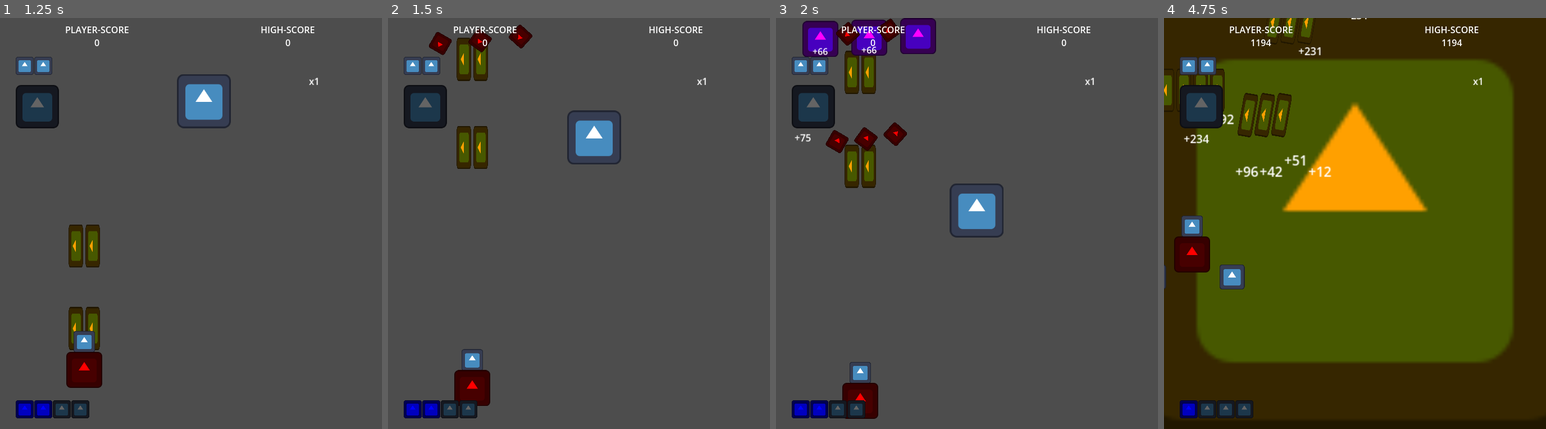
Above: before the commit, frames 1-4 (left to right).
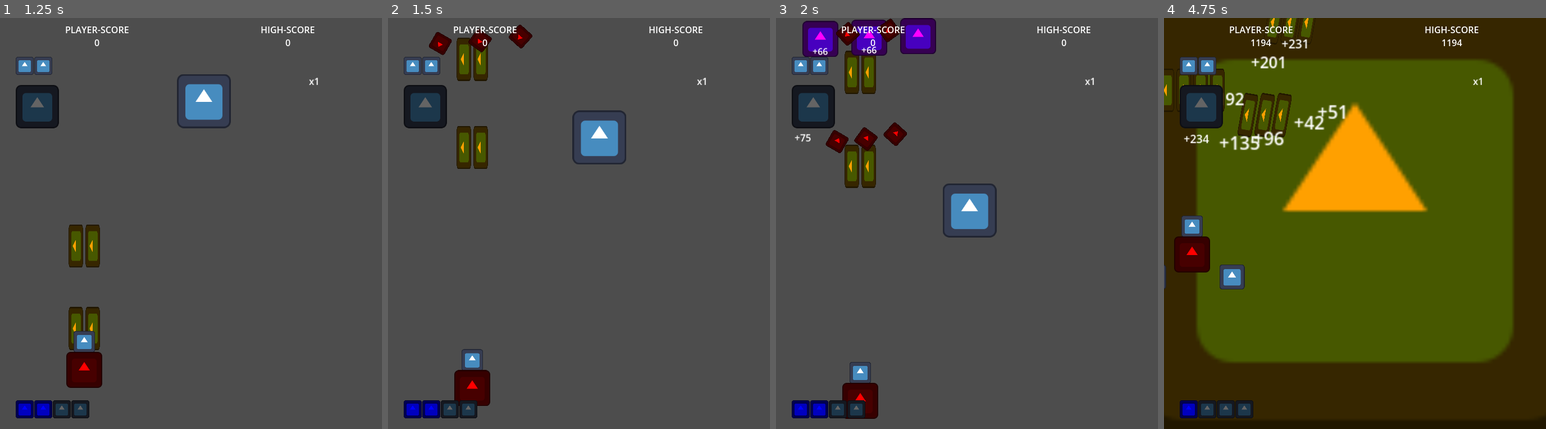
Above: after the commit, the same moments.

Repository: Zeroeth-0/Gatogun
Game: Godot game, scene res://scenes/UI/title_screen.tscn
Same seed, same stepped clock (60 frames per second), same inputs: the game is played once before the commit and once after it. The engine's default icon, where the game draws it, is replaced by a stand-in: a white triangle on a blue panel in a dark square.
Inputs:
- Up to frame 1 (1.25 s): tap Enter (Start) at 0.5 s; hold Right (RIGHT) from 0.53 s (still down); hold Z (A) from 0.53 s (still down); tap X (B) at 0.8 s
- Up to frame 2 (1.5 s): release Right (RIGHT) at 1.28 s; release Z (A) at 1.28 s; hold Down (DOWN) from 1.28 s (still down); tap X (B) at 1.35 s
- Up to frame 3 (2 s): keep holding Down (DOWN); tap C (C) at 1.55 s
- Up to frame 4 (4.75 s): release Down (DOWN) at 2.03 s; hold Right (RIGHT) 2.03-2.78 s; hold C (C) 2.03-2.78 s; tap Z (A) at 2.3, 2.85, 4.55 s; hold Up (UP) 2.78-3.53 s; tap X (B) at 3.05, 3.6 s; hold C (C) 3.53-4.28 s; hold Left (LEFT) from 3.53 s (still down); tap C (C) at 4.35 s

Frame 1 is identical in both runs. In frame 2, 0.6% of the frame differs, in the area x 46-63%, y 22-36%; in frame 3, 0.7%; in frame 4, 1.4%, in the area x 14-54%, y 0-39%.

Commit message:
Updated Post-kill Enemy Label

Diff:
--- a/scenes/levels/world.tscn
+++ b/scenes/levels/world.tscn
@@ -119,7 +119,3 @@
 
 [node name="Item" parent="." instance=ExtResource("14_8c33x")]
 position = Vector2(363, 162)
-speed = null
-grav = null
-launchForce = null
-delayBeforeFollow = null
--- a/source/UI/enemy_combo.gd
+++ b/source/UI/enemy_combo.gd
@@ -6,13 +6,8 @@
 var freeSet := false
 
 var freeDuration := 0.5 # Tiempo de vida
-var finalScale := Vector2(1.5, 1.5) # Tamaño final
-
-# Parpadeo
-var blinkCount := 3 # Parpadeos
-var offTime := 0.07 # Tiempo apagado
-var onTime := 0.07 # Tiempo encendido
-var startDelay := 0.3 # Retraso parpadeo
+var finalScale := Vector2(1, 1) # Tamaño final
+var offset := 0.0
 
 func show_combo():
 	text = "+" + str(SCORE.combo)
@@ -26,11 +21,22 @@
 func _process(delta: float) -> void:
 	if isShowing:
 		timer += delta
-		if timer >= displayTime:
-			isShowing = false
-			free_label()
+		if timer >= displayTime: isShowing = false
 
-func free_label():
+	if freeSet: position += Vector2(delta * 100, delta * -100)
+
+func free_label(enemType: String):
+	match enemType:
+		"STD":
+			finalScale = Vector2(2, 2)
+			offset = 50
+		"MID":
+			finalScale = Vector2(4, 4)
+			offset = 100
+		"ELITE":
+			finalScale = Vector2(6, 6)
+			offset = 150
+
 	reparent(get_tree().current_scene)
 	if !freeSet: text = "+" + str(SCORE.combo * SCORE.mult)
 	freeSet = true
@@ -40,18 +46,6 @@
 
 	# 1. Crece suavemente hasta el tamaño final
 	tween.tween_property(self, "scale", finalScale, freeDuration)
-	# 2. Parpadeos controlados con bucle (¡fácil de ajustar!)
-	_do_blinks(tween)
+	position.x -= offset
 	# 3. Se destruye completamente cuando termina todo
 	tween.tween_callback(queue_free).set_delay(freeDuration)
-
-func _do_blinks(tween: Tween):
-	var time := startDelay
-
-	for i in blinkCount:
-		# Apagado
-		tween.parallel().tween_property(self, "modulate:a", 0.0, 0.001).set_delay(time)
-		time += offTime
-		# Encendido
-		tween.parallel().tween_property(self, "modulate:a", 1.0, 0.001).set_delay(time)
-		time += onTime
--- a/source/enemies/enemy_gatogun.gd
+++ b/source/enemies/enemy_gatogun.gd
@@ -16,14 +16,21 @@
 var byBomb := false
 var halvedHealth := false
 var emitter: Node2D = null
+var enemType: String
 
 # === FLUJO DE COMPORTAMIENTO ===
 func _ready() -> void:
 	if $Emitter: emitter = $Emitter
 	match typeEnum:
-		EnemyType.STD: health = 16
-		EnemyType.MID: health = 80
-		EnemyType.ELITE: health = 160
+		EnemyType.STD:
+			health = 16
+			enemType = "STD"
+		EnemyType.MID:
+			health = 80
+			enemType = "MID"
+		EnemyType.ELITE:
+			health = 160
+			enemType = "ELITE"
 
 	if isGround: $Hurtbox.add_to_group("Ground")
 	else: $Hitbox.add_to_group("Damage")
@@ -91,7 +98,7 @@
 
 	if pulseMarked: SCORE.increase_combo(100)
 
-	if comboLabel: comboLabel.free_label()
+	if comboLabel: comboLabel.free_label(enemType)
 
 	queue_free()
 
--- a/source/items/item.gd
+++ b/source/items/item.gd
@@ -42,7 +42,7 @@
 	else:
 		if velocity.y < POWERUP_MOVE_SPEED:
 			velocity.y += grav * delta
-		else: position.x += sin((Time.get_ticks_msec() / 1000.0) * TAU * 1) * 0.5 * randSign
+		else: position.x += sin((Time.get_ticks_msec() / 1000.0) * TAU * 1) * delta * 100 * randSign
 		position += velocity * delta
 
 func _move_towards_player(delta: float) -> void:
